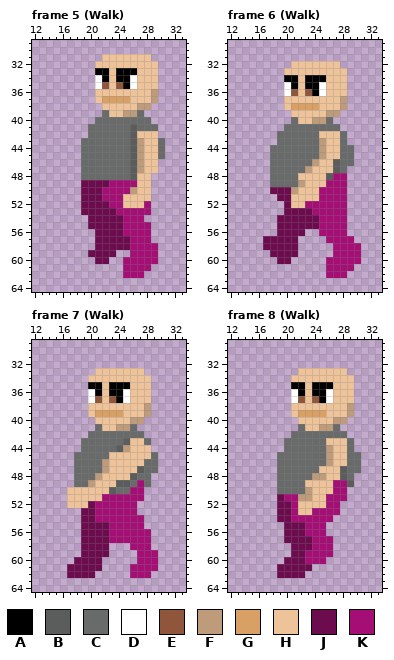
A pixel-art file gets an edit: aseprite/adventurer.aseprite. The first picture shows the starting point.
50x70 pixels, 8 frames. Shown: frame 5 (Walk): x 12..33, y 29..64; frame 6 (Walk): x 12..33, y 29..64; frame 7 (Walk): x 12..33, y 29..64; frame 8 (Walk): x 12..33, y 29..64. The commit also changed other frames, which this record leaves out.
Visible layers, top first: "Arms", "Legs", "Eyes", "Body".
Palette (. is transparent): A #000000  B #5b5c5c  C #696a6a  D #ffffff  E #8f563b  F #bd9b7b  G #d9a066  H #eec39a  J #6c0b4d  K #a40e75
Pixels before, frame 5 (Walk), first column x 19:
31 ...HHHHHHH..
32 ..HHHHHHHHH.
33 ..AAHAAAHHH.
34 ..DAHAADHHH.
35 ..DEHEADHHH.
36 ..HHHHHHHHF.
37 ..HGGGGHHHF.
38 ...HHHHHFF..
39 ...CHHFFC...
40 ..CCCCCCCC..
41 .CCCCCCBCCC.
42 .CCCCCCBHHH.
43 CCCCCCCBFHHC
44 CCCCCCCBFHHC
45 CCCCCCCBFHHC
46 CCCCCCCBFHH.
47 CCCCCCCBFHH.
48 CCCCCCCBHH..
49 JJJJKKKKHH..
50 JJJKKKKFHH..
51 JJJKKKHHHH..
52 JJJJKKHHHK..
53 JJJJJKKKKK..
54 .JJJJJKKK...
55 .JJJJJKKKK..
56 ..JJJJKKKK..
57 ..JJJJJKKK..
58 ..JJJJJKKKK.
59 .JJJJ..KKKK.
60 ..JJ..KKKKK.
61 ......KKKK..
62 ......KKK...
Pixels before, frame 6 (Walk), first column x 17:
32 ....HHHHHHH...
33 ...HHHHHHHHH..
34 ...AAHAAAHHH..
35 ...DAHAADHHH..
36 ...DEHEADHHH..
37 ...HHHHHHHHF..
38 ...HGGGGHHHF..
39 ....HHHHHFF...
40 ....CHHFFC....
41 ...CCCCCCCC...
42 ..CCCCCCHHHC..
43 ..CCCCCCFHHC..
44 .CCCCCCCFHHCC.
45 .CCCCCCCFHHCC.
46 .CCCCCCFHHBCC.
47 .CCCCCFHHHBC..
48 .CCCCHHHHBKK..
49 .CCCCFHHHKKK..
50 .JJJFHHHKKKK..
51 ..JJHHHHKKKK..
52 ...JHHKKKKKK..
53 ...JJJJKKKKK..
54 ..JJJJJJKKKK..
55 ..JJJJJJKKKK..
56 ..JJJJ..KKKK..
57 JJJJJ....KKKK.
58 JJJJJ.....KKKK
59 .JJJJ.....KKKK
60 ..JJ.....KKKKK
61 .........KKKK.
62 .........KKK..
Pixels before, frame 7 (Walk), first column x 17:
33 ....HHHHHHH..
34 ...HHHHHHHHH.
35 ...AAHAAAHHH.
36 ...DAHAADHHH.
37 ...DEHEADHHH.
38 ...HHHHHHHHF.
39 ...HGGGGHHHF.
40 ....HHHHHFF..
41 ....CHHFFC...
42 ...CCCCCCCC..
43 ..CCCCCCBHHC.
44 ..CCCCCBFHHH.
45 .CCCCCHHHHHHC
46 .CCCCFHHHHHCC
47 .CCCCFHHHHBCC
48 .CCCFHHHHBCC.
49 .CCFHHHBBCKC.
50 HHHHHHBCCKK..
51 HHHHHKKKKKK..
52 HHHJKKKKKK...
53 ..JJKKKKKK...
54 ..JJKKKKKKK..
55 ..JJJJKKKKK..
56 ..JJJJKKKKKK.
57 ..JJJJKKKKKK.
58 ..JJJJ...KKK.
59 ..JJJJ....KKK
60 .JJJJ.....KKK
61 JJJJJ....KKKK
62 JJJJ.....KKK.
Pixels before, frame 8 (Walk), first column x 19:
33 ...HHHHHHH..
34 ..HHHHHHHHH.
35 ..AAHAAAHHH.
36 ..DAHAADHHH.
37 ..DEHEADHHH.
38 ..HHHHHHHHF.
39 ..HGGGGHHHF.
40 ...HHHHHFF..
41 ...CHHFFC...
42 ..CCCCCCCC..
43 .CCCCCCHHHC.
44 .CCCCCCFHHC.
45 CCCCCCCFHHCC
46 CCCCCCCFHHCC
47 CCCCCCHHHBCC
48 CCCCCFFHHBC.
49 CCCCHHHHKKB.
50 CCCCFHHHKK..
51 JKKFFHHKKK..
52 JJKHHHHKK...
53 JJKHHKKKK...
54 JJKKKKKK....
55 .JJJKKK.....
56 .JJJKKK.....
57 .JJJJKKK....
58 ..JJJKKK....
59 ..JJKKKK....
60 .JJJKKK.....
61 JJJJJ.......
62 JJJJ........
And afterwards:
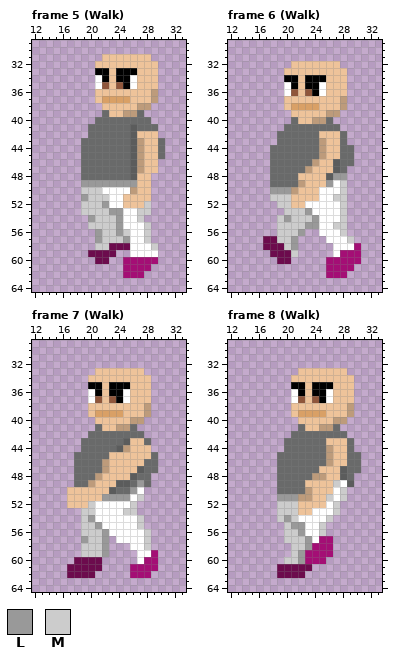
Colours new in this view: L #999999  M #cccccc
Message: Drew Colorless Pants For Character
What changed:
layer "Pants-Blank" added
Frame 5 (Walk), layer "Pants-Blank":
y 49: x 19..26 JJJJKKKK -> LLLLLLLL
y 50: x 19..25 JJJKKKK -> MMMDDDD
y 51: x 19..24 JJJKKK -> LMMMDD
y 52: x 19..24 JJJJKK -> MMMLDD; x 28 K -> M
y 53: x 19..28 JJJJJKKKKK -> MMMMLLDDMM
y 54: x 20..27 JJJJJKKK -> LMMMLDDM
y 55: x 20..28 JJJJJKKKK -> MMMMLDDDM
y 56: x 21..28 JJJJKKKK -> LMMLMDDM
y 57: x 21..28 JJJJJKKK -> LMMMLDDM
y 58: x 21..22 JJ -> MM; x 26..29 KKKK -> DDDM
y 59: x 26..29 KKKK -> DDDD
Frame 6 (Walk), layer "Pants-Blank":
y 48: x 27..28 KK -> LL
y 49: x 26..28 KKK -> LDM
y 50: x 18..20 JJJ -> LLL; x 25..28 KKKK -> DDDM
y 51: x 18..20 .JJ -> MMM; x 25..28 KKKK -> DDMM
y 52: x 19..20 .J -> MM; x 23..28 KKKKKK -> DDDDDM
y 53: x 20..28 JJJJKKKKK -> MMMLDDDDM
y 54: x 19..28 JJJJJJKKKK -> MLMMMLDDDM
y 55: x 19..28 JJJJJJKKKK -> MMMMLLDDMM
y 56: x 19..22 JJJJ -> MMML; x 25..28 KKKK -> DDDM
y 57: x 19..21 JJJ -> MML; x 26..29 KKKK -> DDDM
y 58: x 20..21 JJ -> ML; x 27..29 KKK -> DDD
y 59: x 21 J -> M; x 27 K -> D
Frame 7 (Walk), layers "Pants-Blank", "Legs":
y 49: x 27 K -> L
y 50: x 26..27 KK -> LD
y 51: x 22..27 KKKKKK -> LLLLDM
y 52: x 20..26 JKKKKKK -> MDDDDDM
y 53: x 19..26 JJKKKKKK -> MMDDDDMM
y 54: x 19..27 JJKKKKKKK -> MLDDDDDDM
y 55: x 19..27 JJJJKKKKK -> MMLDDDDDM
y 56: x 19..28 JJJJKKKKKK -> MMMLDDDDDM
y 57: x 19..28 JJJJKKKKKK -> LMML.DDDDM
y 58: x 19..22 JJJJ -> MMML; x 26..28 KKK -> DDM
y 59: x 19..22 JJJJ -> MMML; x 27..28 KK -> DD
y 60: x 27 K -> D
Frame 8 (Walk), layer "Pants-Blank":
y 49: x 27..28 KK -> MD
y 50: x 27..28 KK -> DM
y 51: x 19..21 JKK -> LLL; x 26..28 KKK -> MDM
y 52: x 19..21 JJK -> MMM; x 26..27 KK -> DM
y 53: x 19..21 JJK -> MMM; x 24..27 KKKK -> DDDM
y 54: x 19..26 JJKKKKKK -> MLMDDDDM
y 55: x 20..25 JJJKKK -> MLLDDM
y 56: x 20..25 JJJKKK -> MMLDDM
y 57: x 20..24 JJJJK -> MMMLD
y 58: x 21..23 JJJ -> MML
y 59: x 21..22 JJ -> ML
y 60: x 20..22 JJJ -> MML
